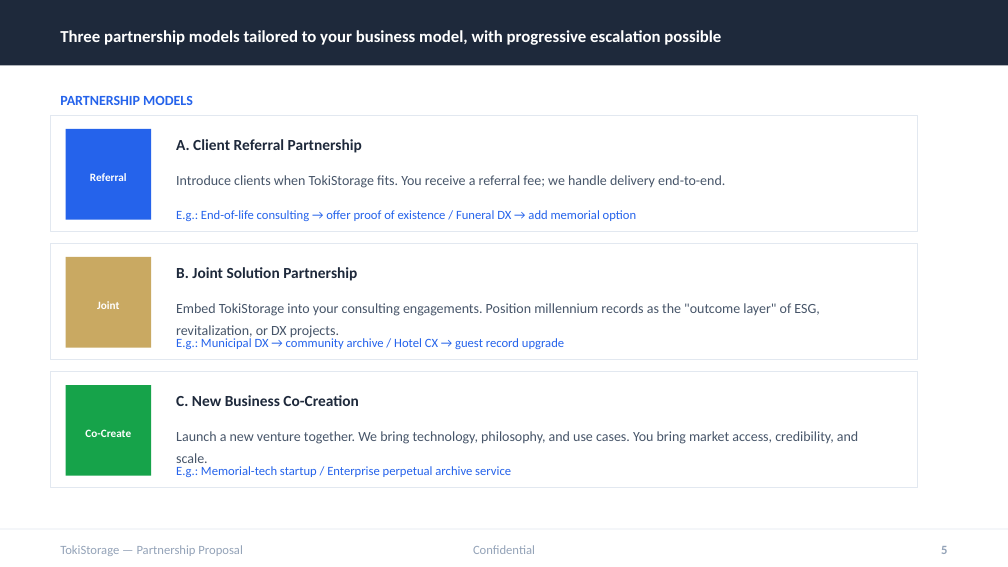
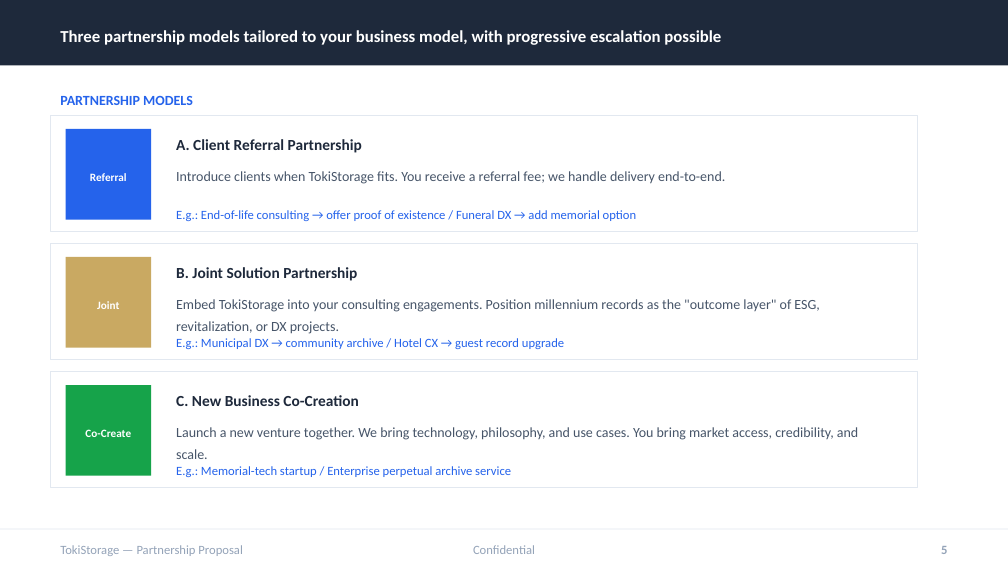
Before and after one commit to timeless-residents/pearlmemorial, a slide deck: slide 5 of toki/tokistorage-partnership-deck-en.pptx. Drawn at 1008x567 pixels with LibreOffice and Linux fonts; fonts in the diff are those of the drawing. Boxes give left, top, right and bottom in pixels: in the first picture for what was removed or moved away, otherwise in the second. Text is boxed around its words. In the diff, an @@ line names an element or a change of style, - is before the commit and + after.

```diff
--- a/toki/tokistorage-partnership-deck-en.pptx
+++ b/toki/tokistorage-partnership-deck-en.pptx
@@ 3 texts: place and size @@
-3 texts at [176, 175, 858, 444]
+3 texts at [176, 171, 858, 440]
```
Also in this commit, not shown: 1 other slide changed, 4 other files.
